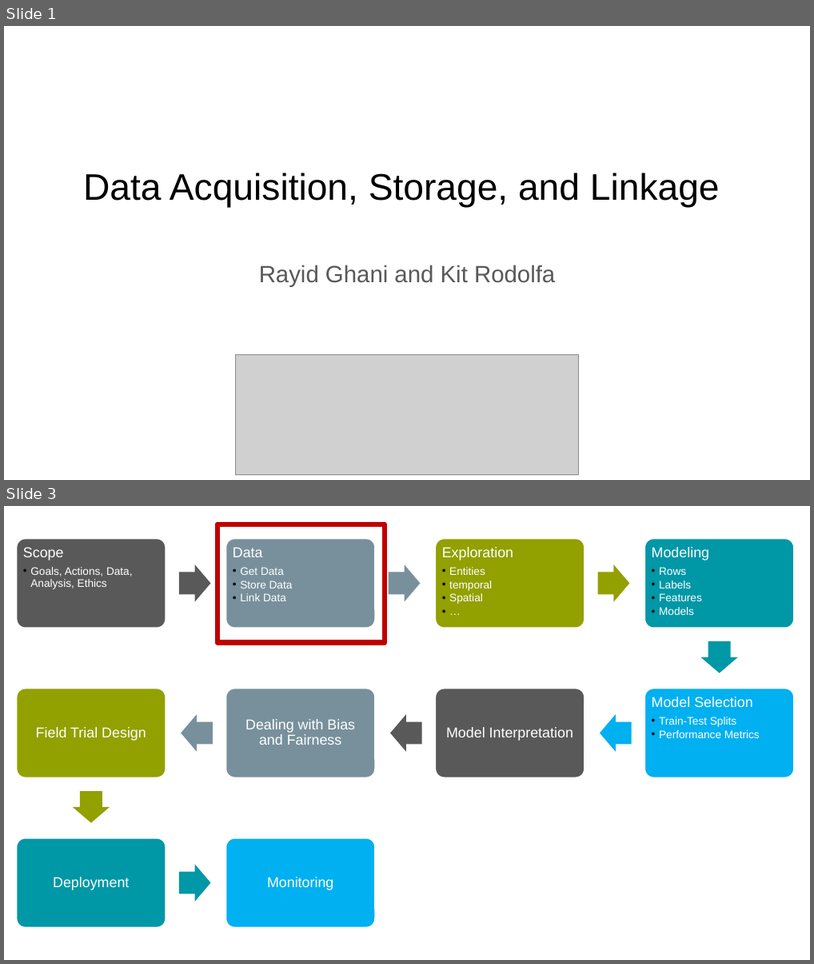
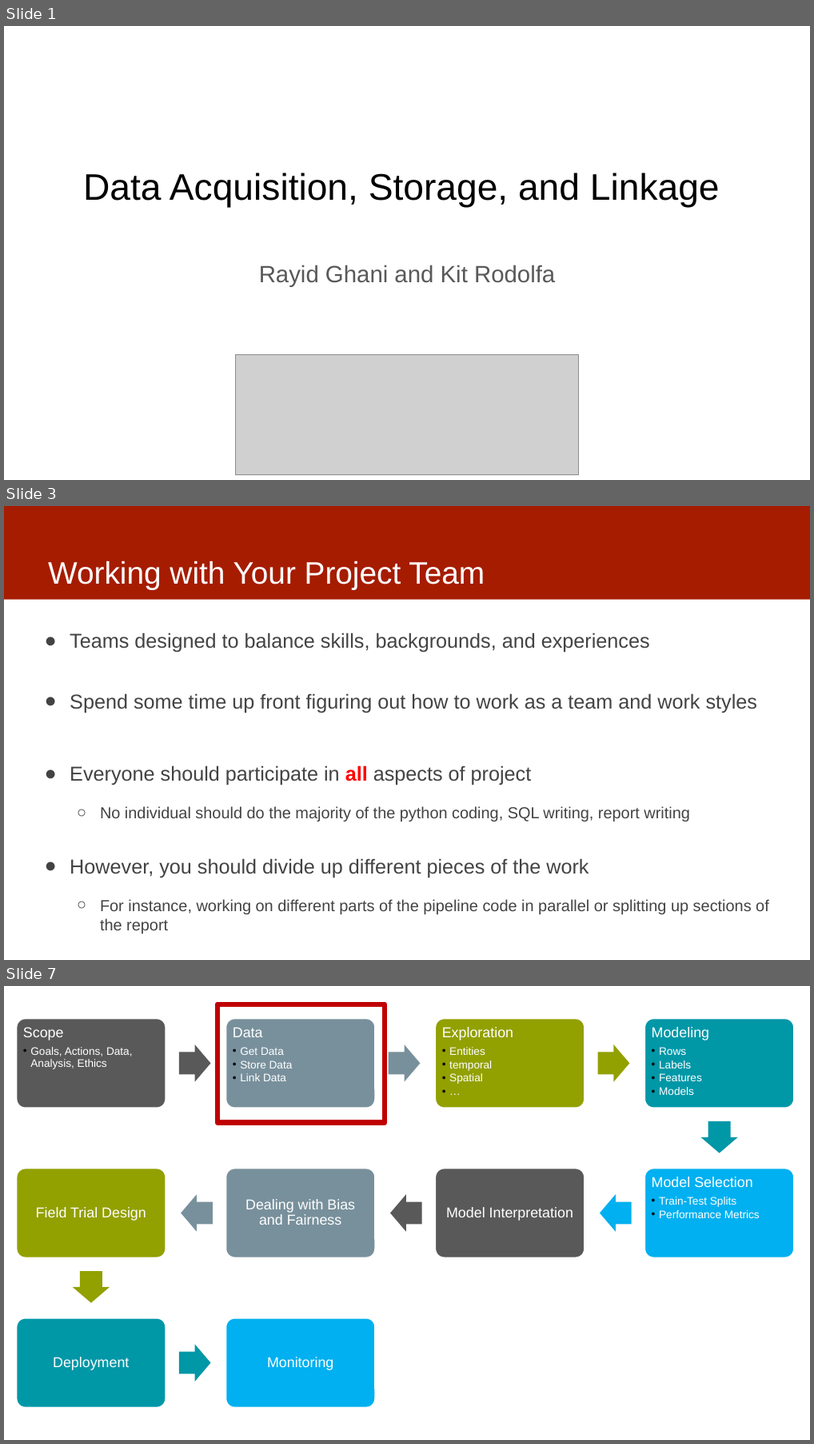
Before and after one commit to dssg/mlforpublicpolicylab, a slide deck: 02 - Case Studies and Acquiring Data/data.pptx. Shown one above the other, each under a label of ours: slides 1 and 3 before the commit, slides 1, 3 and 7 after it; the slides between them are not shown. The pictures are 814x964 and 814x1444 pixels, drawn with LibreOffice and Linux fonts; fonts in the diff are those of the drawing; grey boxes stand for pictures. Boxes give left, top, right and bottom in pixels: in the first picture for what was removed or moved away, otherwise in the second. Text is boxed around its words. In the diff, an @@ line names an element or a change of style, - is before the commit and + after.

```diff
--- a/02 - Case Studies and Acquiring Data/data.pptx
+++ b/02 - Case Studies and Acquiring Data/data.pptx
@@ slide 3 added at [4, 506, 810, 960], background #FFFFFF @@
@@ rectangle added at [4, 506, 810, 599], fill #A61C00 @@
@@ title added at [48, 561, 485, 590], 37 pt, text #FFFFFF @@
+Working with Your Project Team
@@ text added at [70, 632, 770, 914], 24 pt, text #434343 @@
+● Teams designed to balance skills, backgrounds, and experiences
+● Spend some time up front figuring out how to work as a team and work styles
+● Everyone should participate in all aspects of project
+  ○ No individual should do the majority of the python coding, SQL writing, report writing
+● However, you should divide up different pieces of the work
+  ○ For instance, working on different parts of the pipeline code in parallel or splitting up sections of the report
@@ what was slide 3 is now slide 7 @@
```
Also in this commit, not shown: 2 slides changed, 4 other slides added, 1 slide removed.
